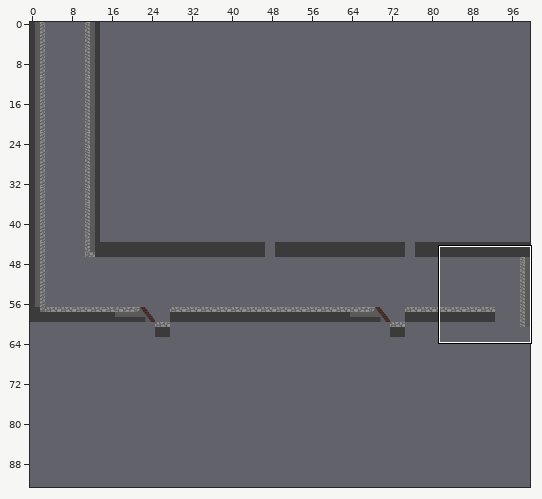
A Tiled map gets an edit: Assets/Tiles/firstTileSet.tmx. Above: a wide view before the commit, with the close-up outlined.
Close-up. Before the commit:
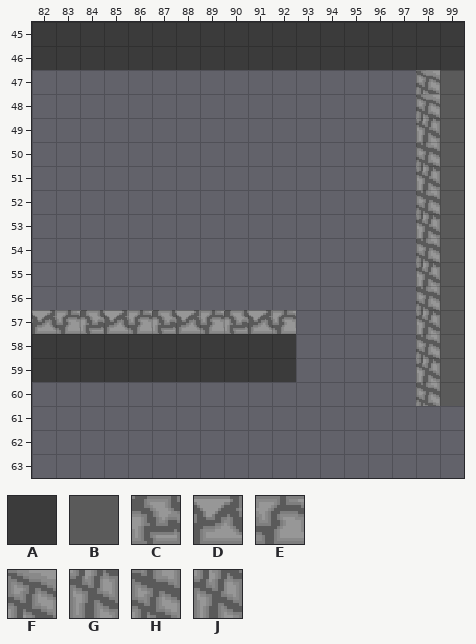
Cells are 16x16 px. Shown: x 82..99, y 45..63. The commit also changed other parts of the map, which this record leaves out.
Key: from "myTileSet": A 73, B 74, C 228, D 229, E 230, F 481, G 525, H 569, J 613.
_ is an empty cell.
Layer "prototype" before, first column x 82:
45 AAAAAAAAAAAAAAAAAA
46 AAAAAAAAAAAAAAAAAA
47 ________________FB
48 ________________FB
49 ________________GB
50 ________________HB
51 ________________JB
52 ________________HB
53 ________________JB
54 ________________HB
55 ________________JB
56 ________________HB
57 DECDECDECDE_____JB
58 AAAAAAAAAAA_____HB
59 AAAAAAAAAAA_____JB
60 ________________HB
61 __________________
62 __________________
63 __________________
After the commit:
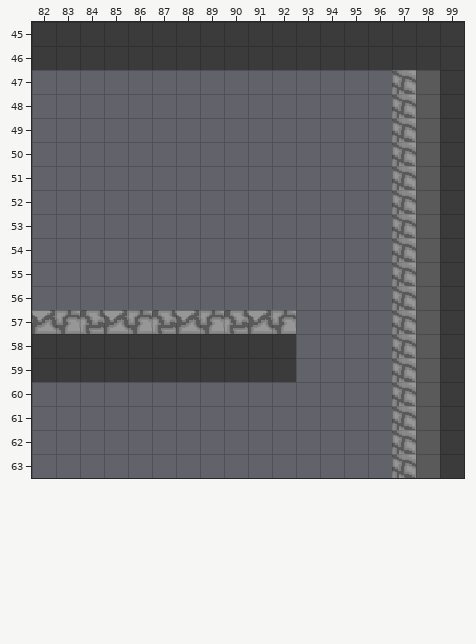
Edits made:
Layer "prototype":
Tile B becomes tile A in rows 47 to 60 at x 99.
The author put tile A in rows 61 to 63 at x 99.
Tile F becomes tile B in rows 47 to 48 at x 98.
Tile G becomes tile B in row 49 at x 98.
Tile H becomes tile B in row 50 at x 98; in row 52 at x 98; in row 54 at x 98; in row 56 at x 98; in row 58 at x 98; in row 60 at x 98.
Tile J becomes tile B in row 51 at x 98; in row 53 at x 98; in row 55 at x 98; in row 57 at x 98; in row 59 at x 98.
The author put tile F in rows 47 to 63 at x 97.
Pixel boxes of the changes (left, top, right, bottom) in both close-ups:
changed: (392, 70, 464, 478)
